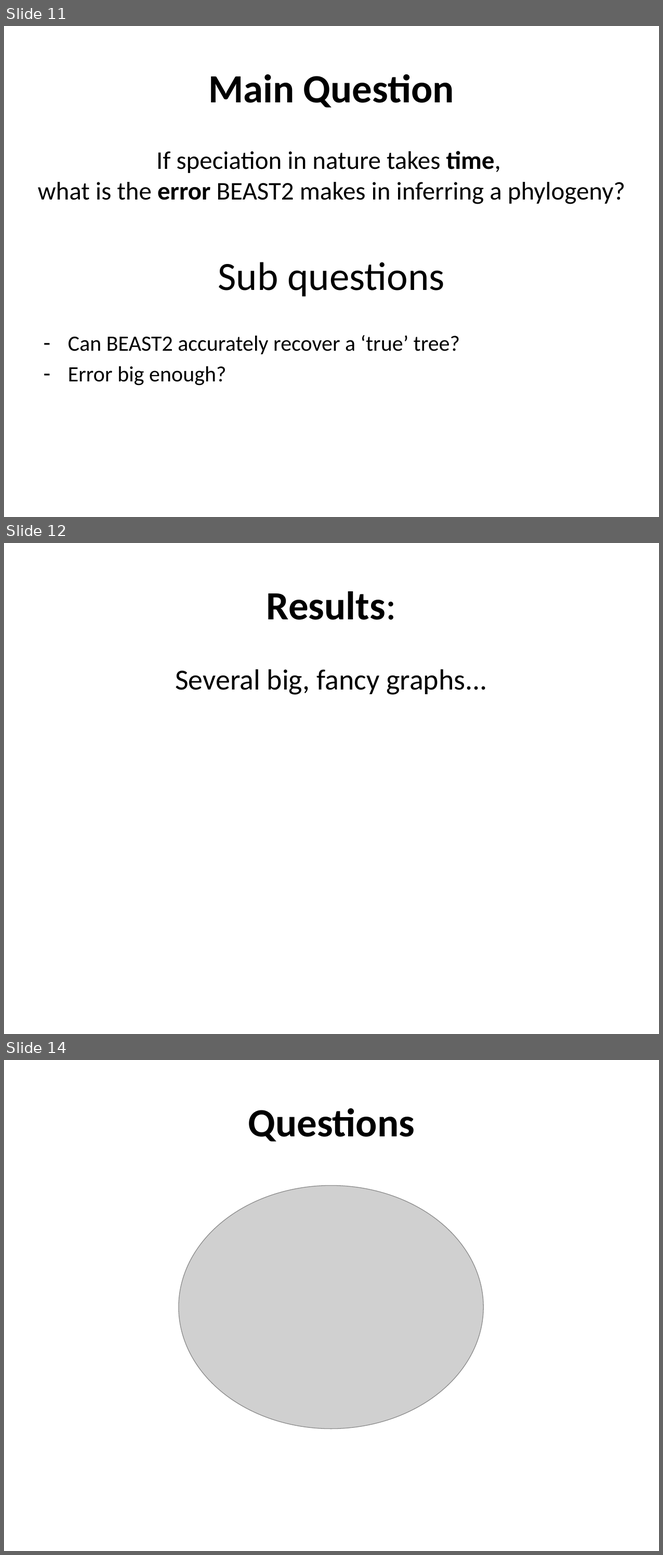
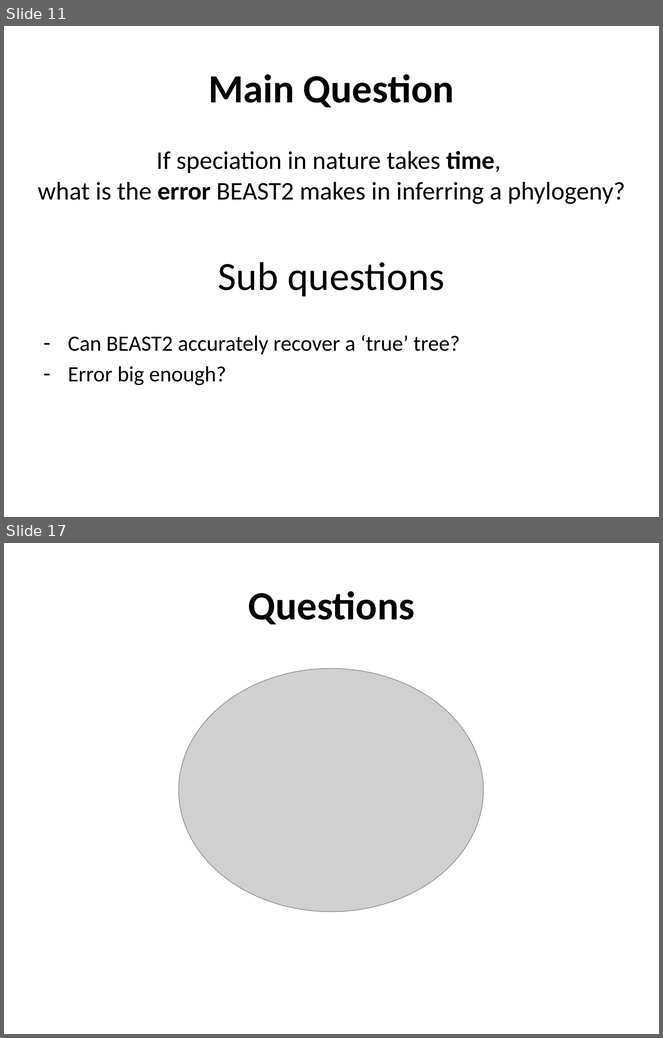
Before and after one commit to richelbilderbeek/Cer2016, a slide deck: doc/Cer2016_Femke Thon & Jolien Gay_without graphs.pptx. Shown one above the other, each under a label of ours: slides 11, 12 and 14 before the commit, slides 11 and 17 after it; the slides between them are not shown. The pictures are 663x1555 and 663x1038 pixels, drawn with LibreOffice and Linux fonts; fonts in the diff are those of the drawing; grey boxes stand for pictures; background and template pictures are left out. Boxes give left, top, right and bottom in pixels: in the first picture for what was removed or moved away, otherwise in the second. Text is boxed around its words. In the diff, an @@ line names an element or a change of style, - is before the commit and + after.

```diff
--- a/doc/Cer2016_Femke Thon & Jolien Gay_without graphs.pptx
+++ b/doc/Cer2016_Femke Thon & Jolien Gay_without graphs.pptx
@@ slide 12 removed at bbox=[4, 543, 659, 1034], background picture (left out) @@
@@ title removed at bbox=[267, 591, 397, 620] @@
-Results:
@@ text removed at bbox=[175, 669, 488, 695] @@
-Several big, fancy graphs...
@@ what was slide 14 is now slide 17 @@
```
Also in this commit, not shown: 1 slide changed, 4 slides added.
